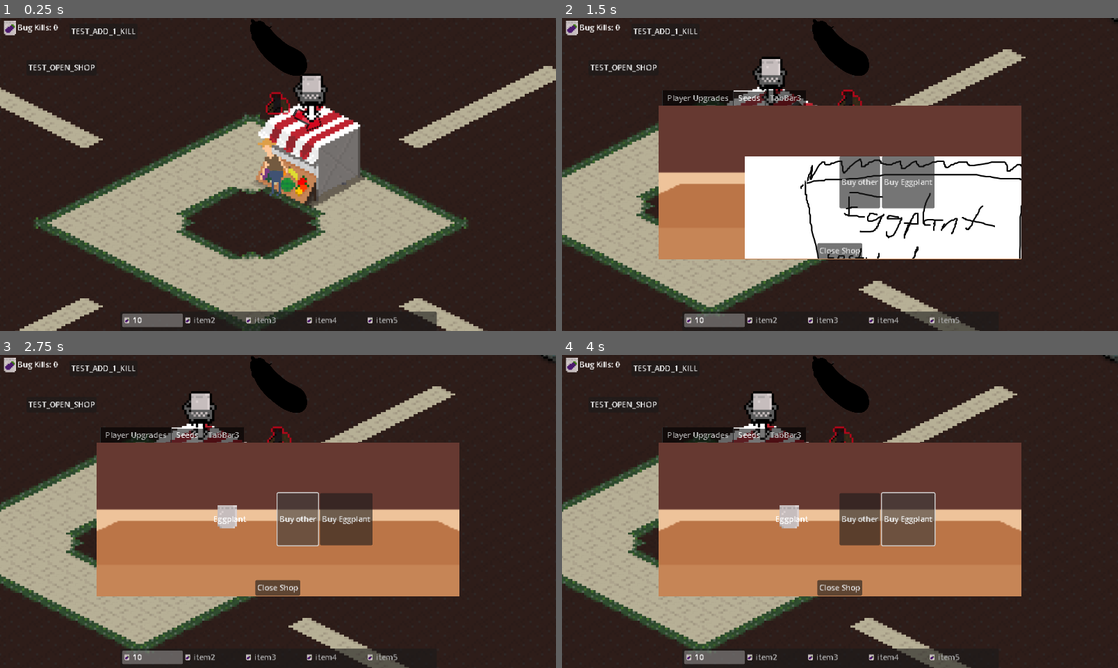
Above: before the commit, frames 1-4 (two rows, left to right).
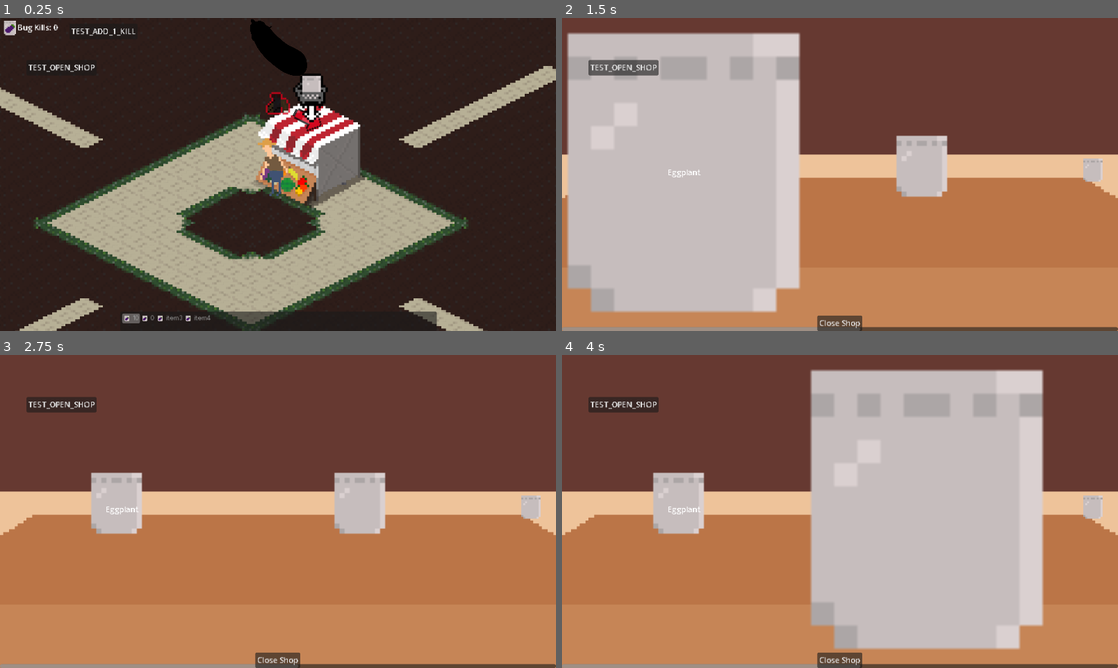
Above: after the commit, the same moments.

Repository: henreedev/final-farm
Game: Godot game, scene res://scenes/main.tscn
Two runs of this game, one before a commit and one after it. Both use one fixed random seed, a clock stepped at 60 frames per second and the inputs below.
Inputs (mouse positions are in pixels of both pictures, inside the frame that each line leads up to; where the layout moved, square brackets give the same spot in the first picture):
- Up to frame 1 (0.25 s): no input
- Up to frame 2 (1.5 s): move the mouse to (962, 158) at 0.52 s; hold D (Right) 0.53-1.25 s; hold E (interact) 0.53-1.25 s; click "Eggplant" at 1.25 s
- Up to frame 3 (2.75 s): click (533, 508) [300, 517] at 2 s
- Up to frame 4 (4 s): click "Buy Eggplant" (after the commit: "Eggplant") at 2.75 s; click (928, 508) at 3.52 s

The runs differ from the first frame. In frame 1, 0.7% of the frame differs, in the area x 22-72%, y 94-99%; in frame 2, 94%, in the area x 0-100%, y 0-100%; in frame 3, 76%; in frame 4, 89%.

Commit message:
adjusting seed menu

Diff:
--- /dev/null
+++ b/assets/themes/new_theme.tres
@@ -0,0 +1,13 @@
+[gd_resource type="Theme" load_steps=3 format=3 uid="uid://1brel1qvmfio"]
+
+[ext_resource type="FontFile" uid="uid://mpjdnkqeym20" path="res://resources/fonts/Pxlvetica-XymZ.ttf" id="1_brcuo"]
+
+[sub_resource type="StyleBoxEmpty" id="StyleBoxEmpty_nbjxp"]
+
+[resource]
+ItemList/colors/font_color = Color(0.65, 0.65, 0.65, 1)
+ItemList/colors/font_hovered_color = Color(0.65098, 0.65098, 0.65098, 1)
+ItemList/colors/font_outline_color = Color(0.65098, 0.65098, 0.65098, 1)
+ItemList/colors/font_selected_color = Color(0.65098, 0.65098, 0.65098, 1)
+ItemList/fonts/font = ExtResource("1_brcuo")
+ItemList/styles/hovered = SubResource("StyleBoxEmpty_nbjxp")
--- a/scenes/UI/player_ui.tscn
+++ b/scenes/UI/player_ui.tscn
@@ -1,7 +1,8 @@
-[gd_scene load_steps=6 format=3 uid="uid://cqu2nhyajf5dp"]
+[gd_scene load_steps=7 format=3 uid="uid://cqu2nhyajf5dp"]
 
 [ext_resource type="Texture2D" uid="uid://bec8ggnr76ri7" path="res://assets/image/seeds/eggplant/eggplant-seeds.png" id="1_f8kdu"]
 [ext_resource type="Script" path="res://scripts/player_ui.gd" id="1_rl3jt"]
+[ext_resource type="Theme" uid="uid://1brel1qvmfio" path="res://assets/themes/new_theme.tres" id="2_26sb1"]
 [ext_resource type="Shader" path="res://scenes/map/better-zoom.gdshader" id="3_01w31"]
 [ext_resource type="Texture2D" uid="uid://c66pqva3pob4x" path="res://Eggplant_Emoji_grande.webp" id="4_7xtwo"]
 
@@ -29,10 +30,10 @@
 offset_right = 329.0
 grow_horizontal = 2
 grow_vertical = 0
+theme = ExtResource("2_26sb1")
 allow_search = false
-item_count = 5
-max_columns = 5
-fixed_column_width = 122
+item_count = 4
+max_columns = 0
 item_0/text = "item1"
 item_0/icon = ExtResource("1_f8kdu")
 item_1/text = "item2"
@@ -41,8 +42,6 @@
 item_2/icon = ExtResource("1_f8kdu")
 item_3/text = "item4"
 item_3/icon = ExtResource("1_f8kdu")
-item_4/text = "item5"
-item_4/icon = ExtResource("1_f8kdu")
 
 [node name="TextureRect" type="TextureRect" parent="."]
 material = SubResource("ShaderMaterial_e8do0")
--- a/scenes/UI/upgrade_menu.gd
+++ b/scenes/UI/upgrade_menu.gd
@@ -4,14 +4,16 @@
 var isPurchased := [false]
 @onready var main = get_tree().get_first_node_in_group("main")
 
-@onready var player_speed: Button = $"MarginContainer/TabContainer/Player Upgrades/ScrollContainer/player_speed"
-@onready var seed_tomato: Button = $MarginContainer/TabContainer/Seeds/TextureRect/ScrollContainer/HBoxContainer/seed_tomato
-@onready var seed_eggplant: Button = $MarginContainer/TabContainer/Seeds/TextureRect/ScrollContainer/HBoxContainer/seed_eggplant
+@onready var seed_eggplant: TextureButton = $MarginContainer/TextureRect/ScrollContainer/HBoxContainer/seed_eggplant
+@onready var seed_broccoli: TextureButton = $MarginContainer/TextureRect/ScrollContainer/HBoxContainer/seed_broccoli
+@onready var seed_pepper: TextureButton = $MarginContainer/TextureRect/ScrollContainer/HBoxContainer/seed_pepper
+@onready var scroll_container: ScrollContainer = $MarginContainer/TextureRect/ScrollContainer
 
 
 
 # Called when the node enters the scene tree for the first time.
 func _ready() -> void:
+	#scroll_container.
 	pass # Replace with function body.
 
 
@@ -30,10 +32,19 @@
 	visible = false
 	pass # Replace with function body.
 
+#region:Purchase seeds
 
 func _on_seed_tomato_pressed() -> void:
+	pass
 
-	pass # Replace with function body.
+func _on_seed_broccoli_pressed() -> void:
+	if main.food_amount > 10:
+		print("broc")
+		main.food_amount -= 10
+		purchased_seed.emit(Plant.Type.BROCCOLI)
+		pass
+	else:
+		print("not enough to  broc")
 
 
 func _on_seed_eggplant_pressed() -> void:
@@ -44,8 +55,8 @@
 		pass
 	else:
 		print("not enough to  egg")
-	pass # Replace with function body.
 
+#endregion:Purchase seeds
 
 func _on_player_speed_pressed() -> void:
 	player_upgrade.emit("speed")
--- a/scenes/UI/upgrade_menu.tscn
+++ b/scenes/UI/upgrade_menu.tscn
@@ -1,9 +1,13 @@
-[gd_scene load_steps=5 format=3 uid="uid://bkcmq0oly4j8w"]
+[gd_scene load_steps=7 format=3 uid="uid://bkcmq0oly4j8w"]
 
 [ext_resource type="Script" path="res://scenes/UI/upgrade_menu.gd" id="1_yhjbo"]
+[ext_resource type="Shader" path="res://scenes/map/better-zoom.gdshader" id="2_hngr3"]
 [ext_resource type="Texture2D" uid="uid://18raibx3000c" path="res://resources/shop-ui.png" id="2_vesi3"]
-[ext_resource type="Texture2D" uid="uid://dmwpl1jfc7mdb" path="res://resources/eggplant-packet-placeholder.png" id="3_g4jqk"]
 [ext_resource type="Texture2D" uid="uid://c3wpjxeeslmsl" path="res://resources/shop-seed-bag.png" id="3_sqy7p"]
+[ext_resource type="Texture2D" uid="uid://bggiycsxyyna5" path="res://resources/seed-bag-big.png" id="5_marj1"]
+
+[sub_resource type="ShaderMaterial" id="ShaderMaterial_edwx2"]
+shader = ExtResource("2_hngr3")
 
 [node name="Upgrade_Menu" type="Control" groups=["upgrade_menu"]]
 layout_mode = 3
@@ -31,21 +35,25 @@
 anchor_bottom = 1.0
 grow_horizontal = 2
 grow_vertical = 2
-theme_override_constants/margin_left = 200
-theme_override_constants/margin_top = 150
-theme_override_constants/margin_right = 200
-theme_override_constants/margin_bottom = 150
+theme_override_constants/margin_left = 0
+theme_override_constants/margin_top = 0
+theme_override_constants/margin_right = 0
+theme_override_constants/margin_bottom = 0
 
-[node name="TabContainer" type="TabContainer" parent="MarginContainer"]
+[node name="exit" type="Button" parent="MarginContainer"]
+z_index = 2
+z_as_relative = false
 layout_mode = 2
-current_tab = 1
+size_flags_horizontal = 4
+size_flags_vertical = 8
+text = "Close Shop"
 
-[node name="Player Upgrades" type="TabBar" parent="MarginContainer/TabContainer"]
-visible = false
+[node name="TextureRect" type="TextureRect" parent="MarginContainer"]
+material = SubResource("ShaderMaterial_edwx2")
 layout_mode = 2
-metadata/_tab_index = 0
+texture = ExtResource("2_vesi3")
 
-[node name="ScrollContainer" type="ScrollContainer" parent="MarginContainer/TabContainer/Player Upgrades"]
+[node name="ScrollContainer" type="ScrollContainer" parent="MarginContainer/TextureRect"]
 layout_mode = 1
 anchors_preset = 15
 anchor_right = 1.0
@@ -53,77 +61,73 @@
 grow_horizontal = 2
 grow_vertical = 2
 
-[node name="player_speed" type="Button" parent="MarginContainer/TabContainer/Player Upgrades/ScrollContainer"]
+[node name="HBoxContainer" type="HBoxContainer" parent="MarginContainer/TextureRect/ScrollContainer"]
 layout_mode = 2
-text = "Buy Speed Up :10"
-
-[node name="Button" type="Button" parent="MarginContainer/TabContainer/Player Upgrades/ScrollContainer"]
-layout_mode = 2
-
-[node name="Seeds" type="TabBar" parent="MarginContainer/TabContainer"]
-layout_mode = 2
-metadata/_tab_index = 1
-
-[node name="TextureRect" type="TextureRect" parent="MarginContainer/TabContainer/Seeds"]
-layout_mode = 2
-offset_right = 752.0
-offset_bottom = 317.0
-texture = ExtResource("2_vesi3")
-
-[node name="ScrollContainer" type="ScrollContainer" parent="MarginContainer/TabContainer/Seeds/TextureRect"]
-layout_mode = 1
-anchors_preset = 15
-anchor_right = 1.0
-anchor_bottom = 1.0
-grow_horizontal = 2
-grow_vertical = 2
-
-[node name="HBoxContainer" type="HBoxContainer" parent="MarginContainer/TabContainer/Seeds/TextureRect/ScrollContainer"]
-layout_mode = 2
-size_flags_horizontal = 6
-size_flags_vertical = 6
+size_flags_horizontal = 3
+size_flags_vertical = 3
+theme_override_constants/separation = 0
 alignment = 1
 
-[node name="TextureButton" type="TextureButton" parent="MarginContainer/TabContainer/Seeds/TextureRect/ScrollContainer/HBoxContainer"]
+[node name="seed_eggplant" type="TextureButton" parent="MarginContainer/TextureRect/ScrollContainer/HBoxContainer"]
+custom_minimum_size = Vector2(504, 600)
 layout_mode = 2
 texture_normal = ExtResource("3_sqy7p")
-texture_hover = ExtResource("3_g4jqk")
+texture_hover = ExtResource("5_marj1")
+stretch_mode = 5
 
-[node name="Label" type="Label" parent="MarginContainer/TabContainer/Seeds/TextureRect/ScrollContainer/HBoxContainer/TextureButton"]
+[node name="Label" type="Label" parent="MarginContainer/TextureRect/ScrollContainer/HBoxContainer/seed_eggplant"]
 layout_mode = 1
 anchors_preset = 8
 anchor_left = 0.5
 anchor_top = 0.5
 anchor_right = 0.5
 anchor_bottom = 0.5
-offset_left = -20.0
+offset_left = -33.5
 offset_top = -11.5
-offset_right = 20.0
+offset_right = 33.5
 offset_bottom = 11.5
 grow_horizontal = 2
 grow_vertical = 2
 text = "Eggplant"
 
-[node name="seed_tomato" type="Button" parent="MarginContainer/TabContainer/Seeds/TextureRect/ScrollContainer/HBoxContainer"]
+[node name="seed_broccoli" type="TextureButton" parent="MarginContainer/TextureRect/ScrollContainer/HBoxContainer"]
+custom_minimum_size = Vector2(504, 600)
 layout_mode = 2
-text = "Buy other"
+texture_normal = ExtResource("3_sqy7p")
+texture_hover = ExtResource("5_marj1")
+stretch_mode = 5
 
-[node name="seed_eggplant" type="Button" parent="MarginContainer/TabContainer/Seeds/TextureRect/ScrollContainer/HBoxContainer"]
+[node name="seed_tomato" type="TextureButton" parent="MarginContainer/TextureRect/ScrollContainer/HBoxContainer"]
 layout_mode = 2
-text = "Buy Eggplant"
+texture_normal = ExtResource("3_sqy7p")
+stretch_mode = 5
 
-[node name="TabBar3" type="TabBar" parent="MarginContainer/TabContainer"]
-visible = false
+[node name="seed_pepper" type="TextureButton" parent="MarginContainer/TextureRect/ScrollContainer/HBoxContainer"]
 layout_mode = 2
-metadata/_tab_index = 2
+texture_normal = ExtResource("3_sqy7p")
+stretch_mode = 5
 
-[node name="exit" type="Button" parent="MarginContainer"]
+[node name="seed_pepper2" type="TextureButton" parent="MarginContainer/TextureRect/ScrollContainer/HBoxContainer"]
 layout_mode = 2
-size_flags_horizontal = 4
-size_flags_vertical = 8
-text = "Close Shop"
+texture_normal = ExtResource("3_sqy7p")
+stretch_mode = 5
 
-[connection signal="pressed" from="MarginContainer/TabContainer/Player Upgrades/ScrollContainer/player_speed" to="." method="_on_player_speed_pressed"]
-[connection signal="pressed" from="MarginContainer/TabContainer/Seeds/TextureRect/ScrollContainer/HBoxContainer/seed_tomato" to="." method="_on_seed_tomato_pressed"]
-[connection signal="pressed" from="MarginContainer/TabContainer/Seeds/TextureRect/ScrollContainer/HBoxContainer/seed_eggplant" to="." method="_on_seed_eggplant_pressed"]
+[node name="seed_pepper3" type="TextureButton" parent="MarginContainer/TextureRect/ScrollContainer/HBoxContainer"]
+layout_mode = 2
+texture_normal = ExtResource("3_sqy7p")
+stretch_mode = 5
+
+[node name="seed_pepper4" type="TextureButton" parent="MarginContainer/TextureRect/ScrollContainer/HBoxContainer"]
+layout_mode = 2
+texture_normal = ExtResource("3_sqy7p")
+stretch_mode = 5
+
+[node name="seed_pepper5" type="TextureButton" parent="MarginContainer/TextureRect/ScrollContainer/HBoxContainer"]
+layout_mode = 2
+texture_normal = ExtResource("3_sqy7p")
+stretch_mode = 5
+
 [connection signal="pressed" from="MarginContainer/exit" to="." method="_on_exit_pressed"]
+[connection signal="pressed" from="MarginContainer/TextureRect/ScrollContainer/HBoxContainer/seed_eggplant" to="." method="_on_seed_eggplant_pressed"]
+[connection signal="pressed" from="MarginContainer/TextureRect/ScrollContainer/HBoxContainer/seed_broccoli" to="." method="_on_seed_broccoli_pressed"]
+[connection signal="pressed" from="MarginContainer/TextureRect/ScrollContainer/HBoxContainer/seed_tomato" to="." method="_on_seed_tomato_pressed"]
--- a/scenes/player/player.tscn
+++ b/scenes/player/player.tscn
@@ -391,6 +391,10 @@
 collision_mask = 4
 motion_mode = 1
 script = ExtResource("1_4cvge")
+seed_counts = {
+0: "10",
+"broccoli": 0
+}
 
 [node name="PlayerCollision" type="CollisionShape2D" parent="."]
 shape = SubResource("CapsuleShape2D_vc0j8")
--- a/scripts/player_ui.gd
+++ b/scripts/player_ui.gd
@@ -1,5 +1,6 @@
 extends Control
 var currentSelectedItemIndex = 0
+var num_of_seed_types = 4
 signal bug_killed
 @export var bugs_killed = 0
 @onready var main : Main = get_tree().get_first_node_in_group("main")
@@ -12,6 +13,7 @@
 
 func connect_signals():
 	player.seed_count_changed.connect(_on_player_seed_count_changed)
+	#player.seed_list_changed.connect(_on_player_seed_list_changed)
 
 # Called every frame. 'delta' is the elapsed time since the previous frame.
 func _process(delta: float) -> void:
@@ -27,9 +29,9 @@
 
 	if scroll_direction != 0:
 		currentSelectedItemIndex+= scroll_direction
-		currentSelectedItemIndex = fmod(currentSelectedItemIndex,5)
+		currentSelectedItemIndex = fmod(currentSelectedItemIndex,num_of_seed_types)
 		if currentSelectedItemIndex <= -1:
-			currentSelectedItemIndex += 5
+			currentSelectedItemIndex += num_of_seed_types
 	scroll_direction = 0
 
 
@@ -55,3 +57,16 @@
 		$ItemList.set_item_text(cur_pos,str(player.seed_counts[seed_type]))
 		cur_pos+=1
 		pass
+
+func add_seed_type(seed:Plant.Type):
+	for type in player.seed_counts:
+
+		pass
+	pass
+
+func remove_seed_type():
+	pass
+
+func _on_player_seed_list_changed():
+
+	pass
Binary file added: resources/seed-bag-big.png
Not shown, added: resources/seed-bag-big.png.import
